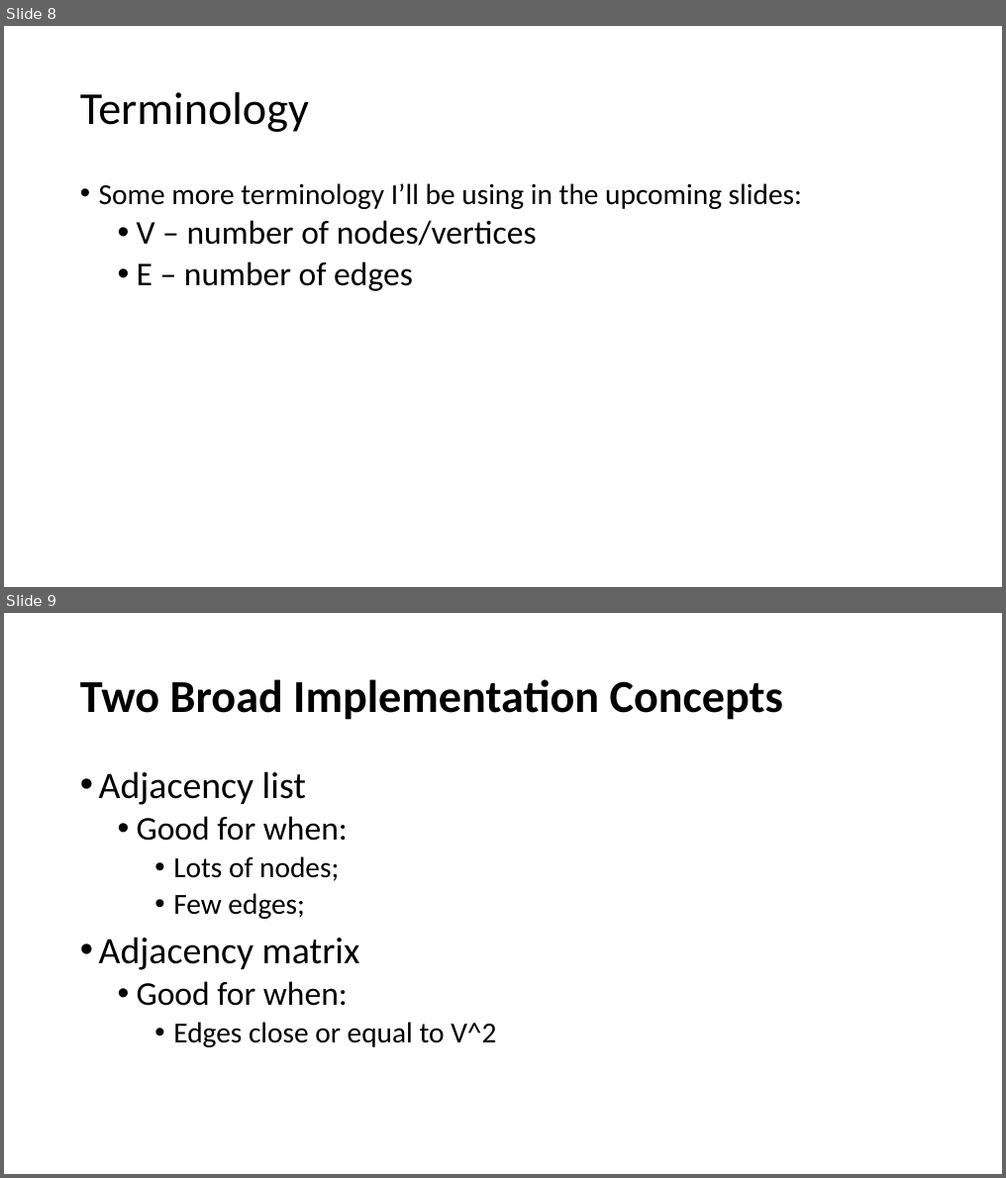
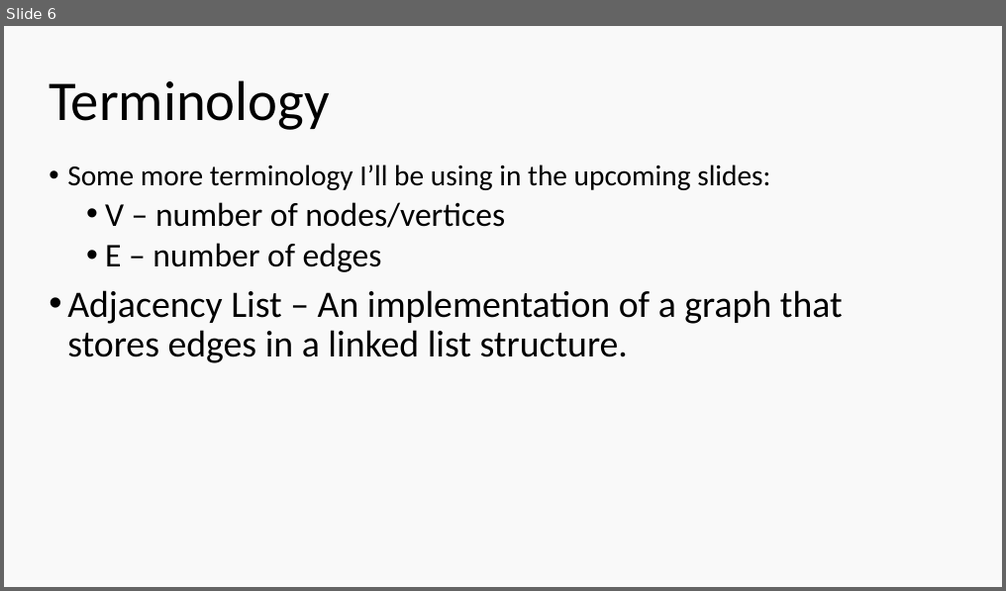
Before and after one commit to ethanatortx/graph_lab_presentation, a slide deck: graphs_pp.pptx. Shown one above the other, each under a label of ours: slides 8 and 9 before the commit, slide 6 after it. The pictures are 1006x1178 and 1006x591 pixels, drawn with LibreOffice and Linux fonts; fonts in the diff are those of the drawing. Boxes give left, top, right and bottom in pixels: in the first picture for what was removed or moved away, otherwise in the second. Text is boxed around its words. In the diff, an @@ line names an element or a change of style, - is before the commit and + after.

Commit message:
graph lab changes

```diff
--- a/graphs_pp.pptx
+++ b/graphs_pp.pptx
@@ slide 9 removed at box(4, 613, 1002, 1174), background #FFFFFF @@
@@ title removed at box(80, 679, 784, 720) @@
-Two Broad Implementation Concepts
@@ text removed at box(99, 771, 496, 1048) @@
-• Adjacency list
-  • Good for when:
-    • Lots of nodes;
-    • Few edges;
-• Adjacency matrix
-  • Good for when:
-    • Edges close or equal to V^2
@@ what was slide 8 is now slide 6 @@
@@ slide 6 changed as well @@
@@ background #FFFFFF to #F9F9F9 @@
@@ text "Terminology": place and size @@
-text "Terminology" at box(80, 92, 309, 132)
+text "Terminology" at box(49, 80, 329, 130)
@@ text "Terminology" at box(49, 80, 329, 130): size 44 to 54 pt @@
@@ text "Some more terminology I’ll be ...": place and size @@
-text "Some more terminology I’ll be ..." at box(99, 183, 802, 291)
+text "Some more terminology I’ll be ..." at box(67, 165, 843, 364)
@@ text at box(67, 290, 843, 364): paragraph added @@
+• Adjacency List – An implementation of a graph that stores edges in a linked list structure.
```
Also in this commit, not shown: 5 other slides changed, 2 slides added, 6 other slides removed, 5 other files.
